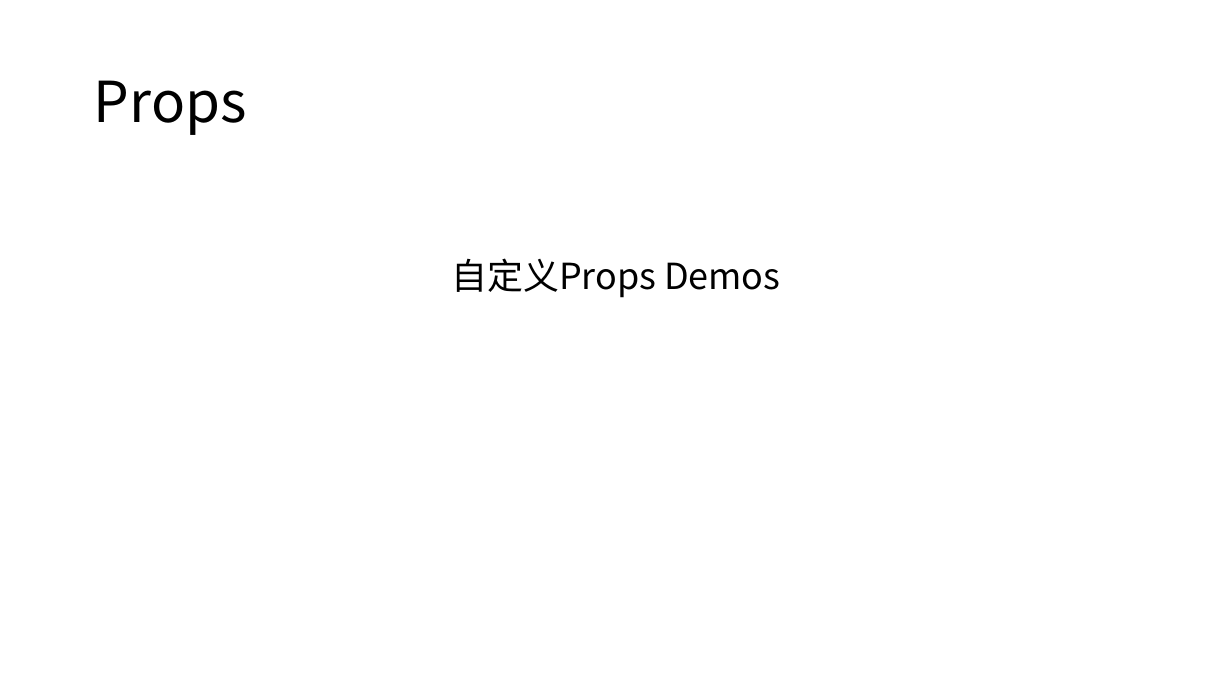
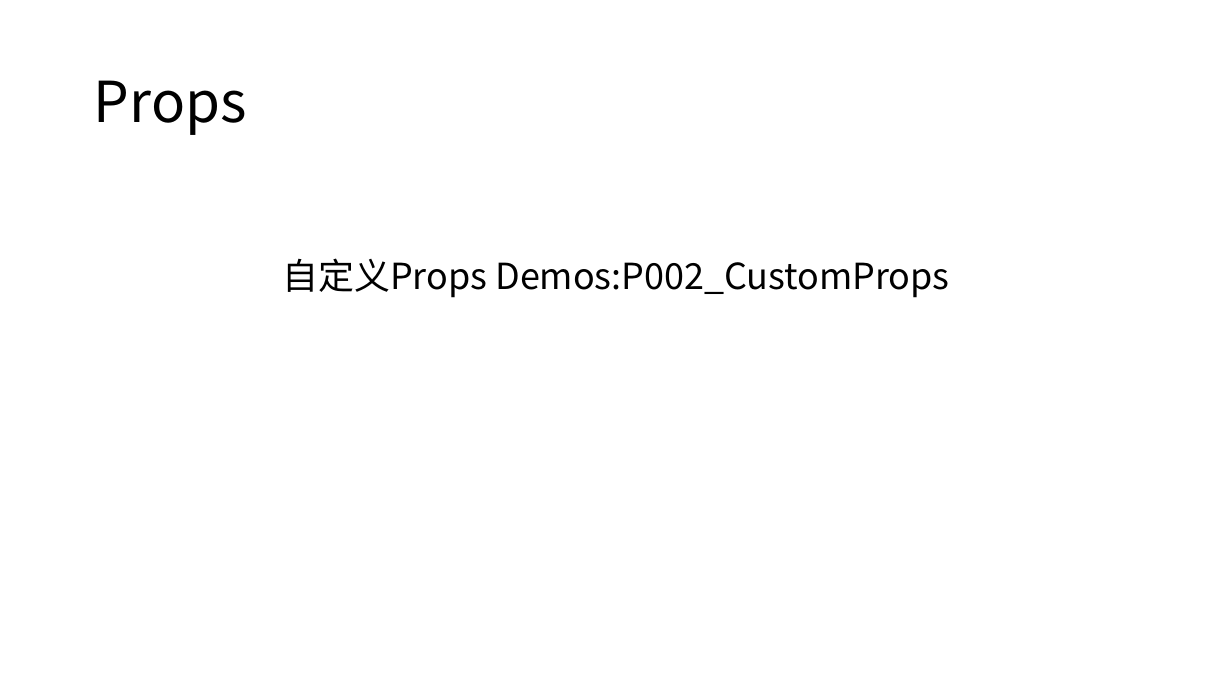
Before and after one commit to axzxs2001/ProtoActorSample, a slide deck: slide 9 of ProtoActorSample/Proto.Actor.pptx (slide 10 before the commit). Drawn at 1232x693 pixels with LibreOffice and Linux fonts; fonts in the diff are those of the drawing. Boxes give left, top, right and bottom in pixels: in the first picture for what was removed or moved away, otherwise in the second. Text is boxed around its words. In the diff, an @@ line names an element or a change of style, - is before the commit and + after.

```diff
--- a/ProtoActorSample/Proto.Actor.pptx
+++ b/ProtoActorSample/Proto.Actor.pptx
@@ text at (283,258,949,298): text changed @@
-自定义Props Demos
+自定义Props Demos:P002_CustomProps
```
Also in this commit, not shown: 4 slides added.
